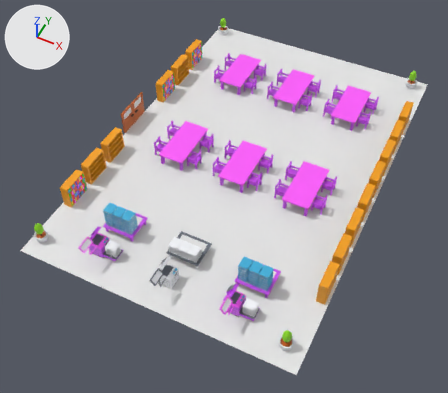
One commit to the FBX model Assets/Models/01_Environment/2_Library.fbx: the scene before it, then after it.
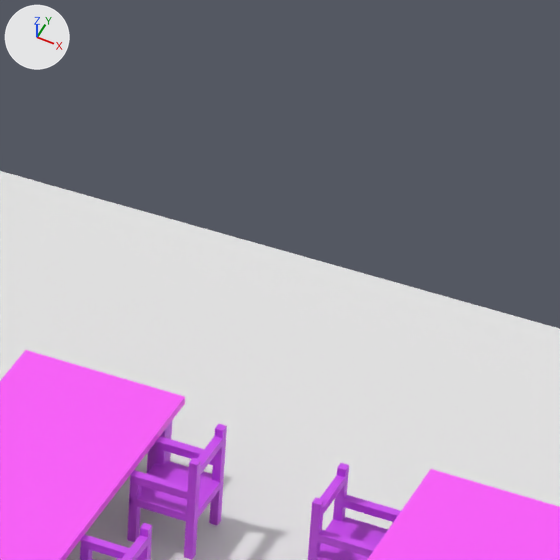
The first picture shows the older version from a camera (50 mm lens) standing at (43.5, -21.4, 33.6) and looking at (29.5, 6.7, -1.4). The close-ups show both versions on the part from 53% to 69% of the width and 2% to 21% of the height of that picture; other places that the commit changed are outside them. The axes (+X, +Y, +Z) are drawn at upper left. The lights are the same throughout. Where no turn or scale is listed for an object, it has been applied to the vertices.

Objects in the first close-up: '0_Chair&Table.048', '0_Chair&Table.049', '0_InnerGround.004', 'Chair&Table.074', 'Chair&Table.075', 'Chair&Table.080'.
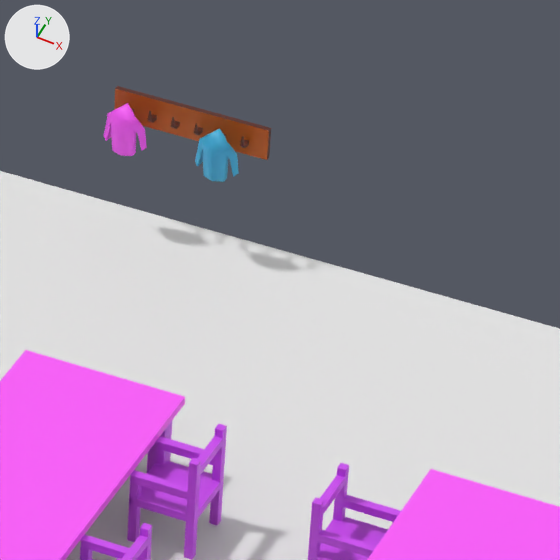
Changed parts and their boxes [x1, y1, x2, y2] in the close-ups (560 x 560 px):
'Plane.070', added (brown): after [114, 86, 271, 160]
'Plane.072', added (blue): after [195, 128, 239, 182]
'Plane.071', added (pink): after [104, 103, 147, 156]

What changed in the scene script:
```text
Add me_plane_043:
    me_plane_043.from_pydata(...)  # 48 vertices, 32 faces; spans x -0.285..0.285, y -0.196..0.092, z -0.618..0.018
    me_plane_043.materials.append(mat_0_base)  # picture img_0_palette_png
Add me_plane_040:
    me_plane_040.from_pydata(...)  # 104 vertices, 83 faces; spans x -1.0..1.0, y -0.24..0.04, z -0.2..0.2
    me_plane_040.materials.append(mat_0_base)  # picture img_0_palette_png
Add me_plane_044:
    me_plane_044.from_pydata(...)  # 48 vertices, 32 faces; spans x -0.285..0.285, y -0.196..0.092, z -0.618..0.018
    me_plane_044.materials.append(mat_0_base)  # picture img_0_palette_png
Add ob_plane_071:
    ob_plane_071 = bpy.data.objects.new('Plane.071', me_plane_043)
    ob_plane_071.location = (23.55, 24.62, 1.67)
Add ob_plane_070:
    ob_plane_070 = bpy.data.objects.new('Plane.070', me_plane_040)
    ob_plane_070.location = (24.3, 24.85, 1.5)
Add ob_plane_072:
    ob_plane_072 = bpy.data.objects.new('Plane.072', me_plane_044)
    ob_plane_072.location = (24.75, 24.62, 1.67)
```
